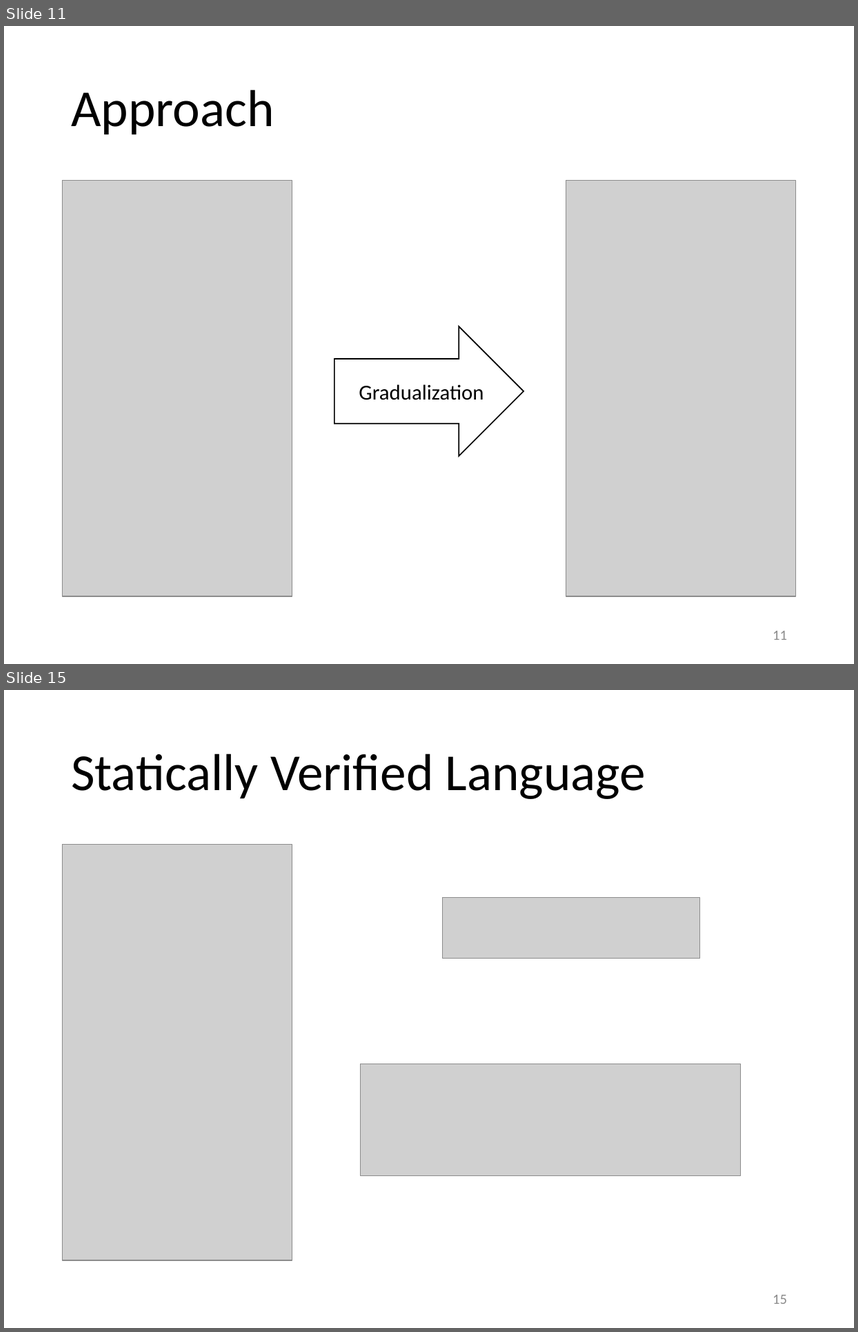
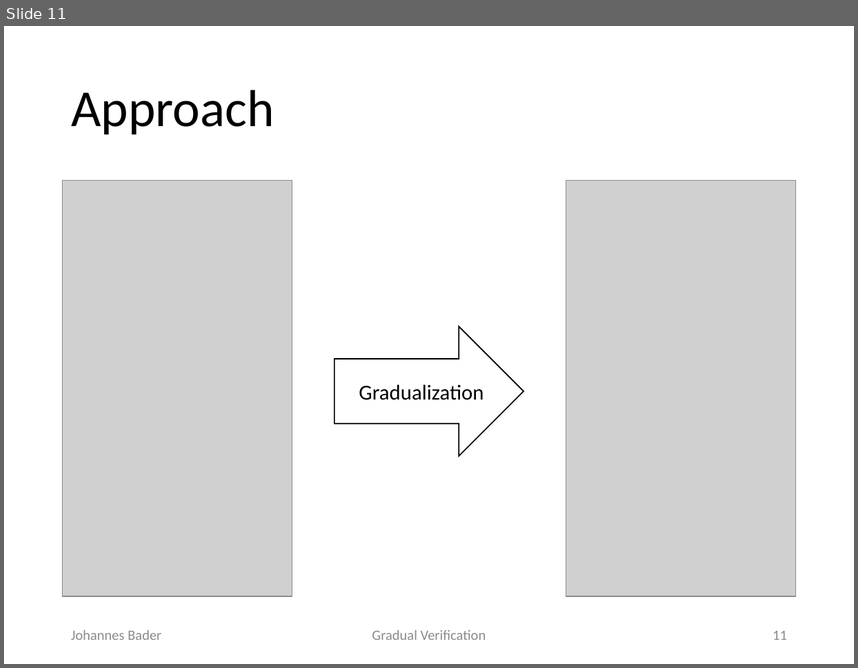
Before and after one commit to olydis/GradVerThesis, a slide deck: presentation/PLunch.pptm. Shown one above the other, each under a label of ours: slides 11 and 15 before the commit, slide 11 after it; the slides between them are not shown. The pictures are 858x1332 and 858x668 pixels, drawn with LibreOffice and Linux fonts; fonts in the diff are those of the drawing; grey boxes stand for pictures. Boxes give left, top, right and bottom in pixels: in the first picture for what was removed or moved away, otherwise in the second. Text is boxed around its words. In the diff, an @@ line names an element or a change of style, - is before the commit and + after.

```diff
--- a/presentation/PLunch.pptm
+++ b/presentation/PLunch.pptm
@@ slide 15 removed at [4,690,854,1328], background #FFFFFF @@
@@ title removed at [71,753,646,799] @@
-Statically Verified Language
@@ picture removed at [63,845,292,1261] @@
@@ picture removed at [443,898,700,958] @@
@@ picture removed at [360,1064,741,1175] @@
@@ page number removed at [773,1294,787,1303] @@
-15
@@ slide 11 changed as well @@
@@ text added at [71,630,161,639], 12 pt, text #8C8C8C @@
+Johannes Bader
@@ text added at [372,630,486,639], 12 pt, text #8C8C8C @@
+Gradual Verification
```
Also in this commit, not shown: 39 other slides changed, 5 slides added, 3 other slides removed.
